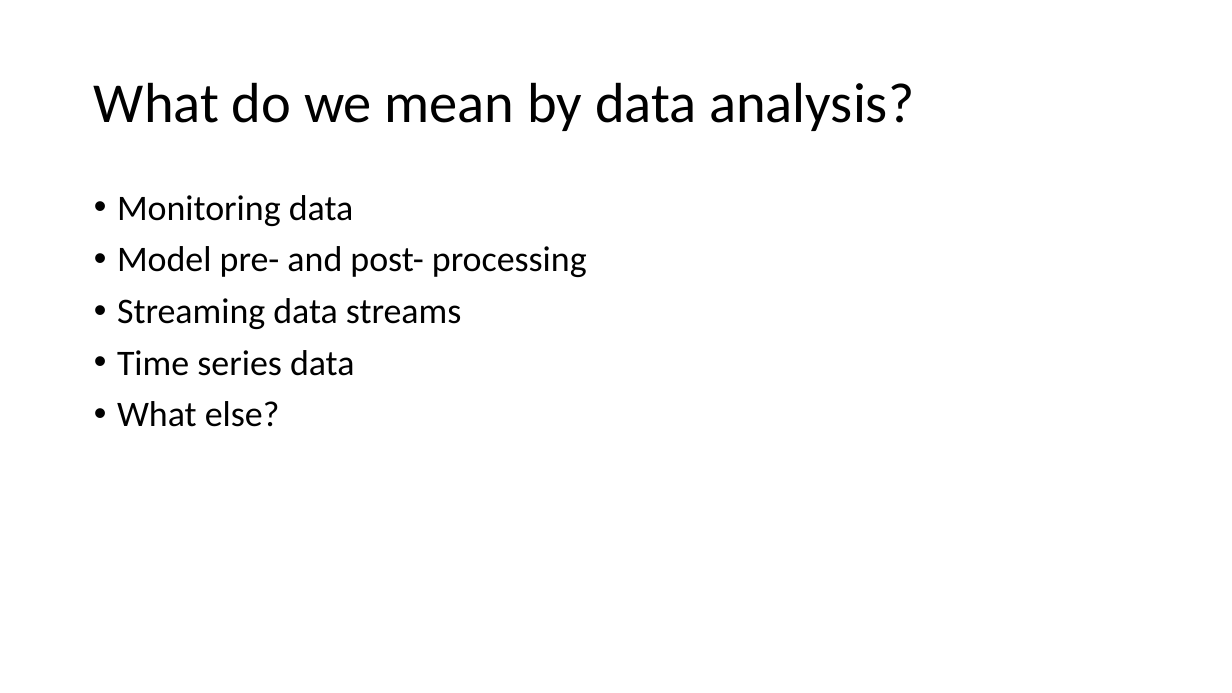
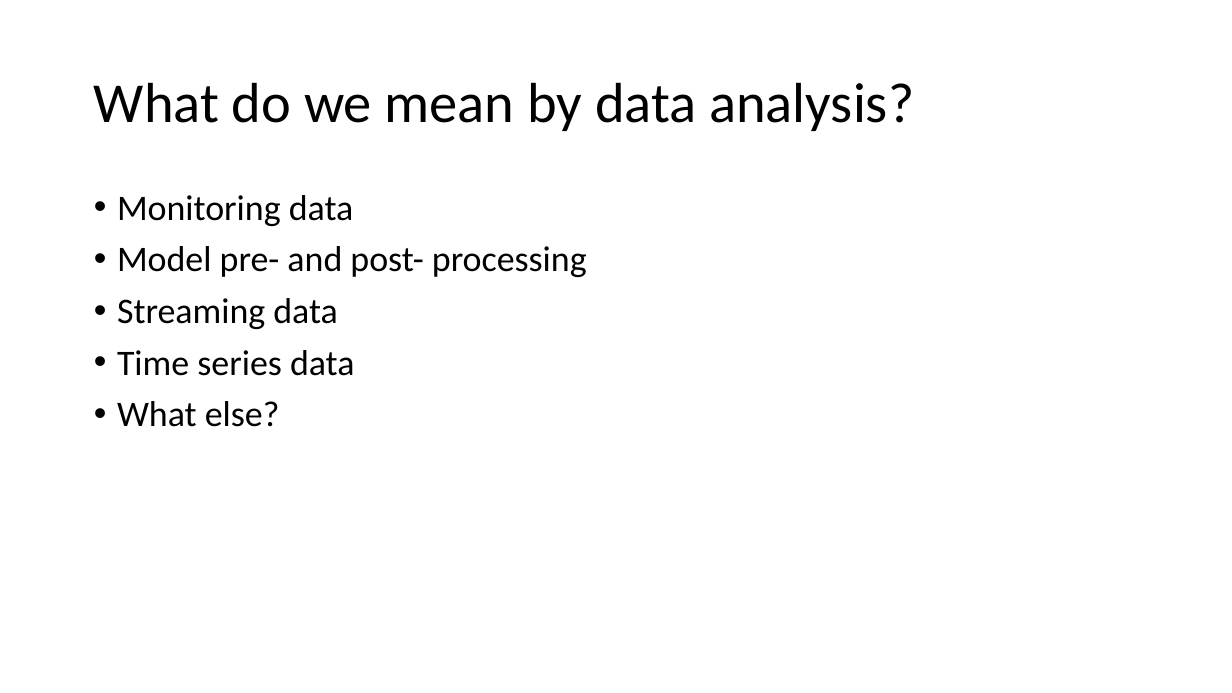
Before and after one commit to LimnoTech/Python-Data-Analysis-Course, a slide deck: slide 31 of Day1/IntroToPython.pptx. Drawn at 1232x693 pixels with LibreOffice and Linux fonts; fonts in the diff are those of the drawing. Boxes give left, top, right and bottom in pixels: in the first picture for what was removed or moved away, otherwise in the second. Text is boxed around its words. In the diff, an @@ line names an element or a change of style, - is before the commit and + after.

```diff
--- a/Day1/IntroToPython.pptx
+++ b/Day1/IntroToPython.pptx
@@ text at bbox=[117, 298, 338, 329]: text changed @@
-• Streaming data streams
+• Streaming data
```
Also in this commit, not shown: 1 other slide changed, 7 slides removed, 28 other files.
